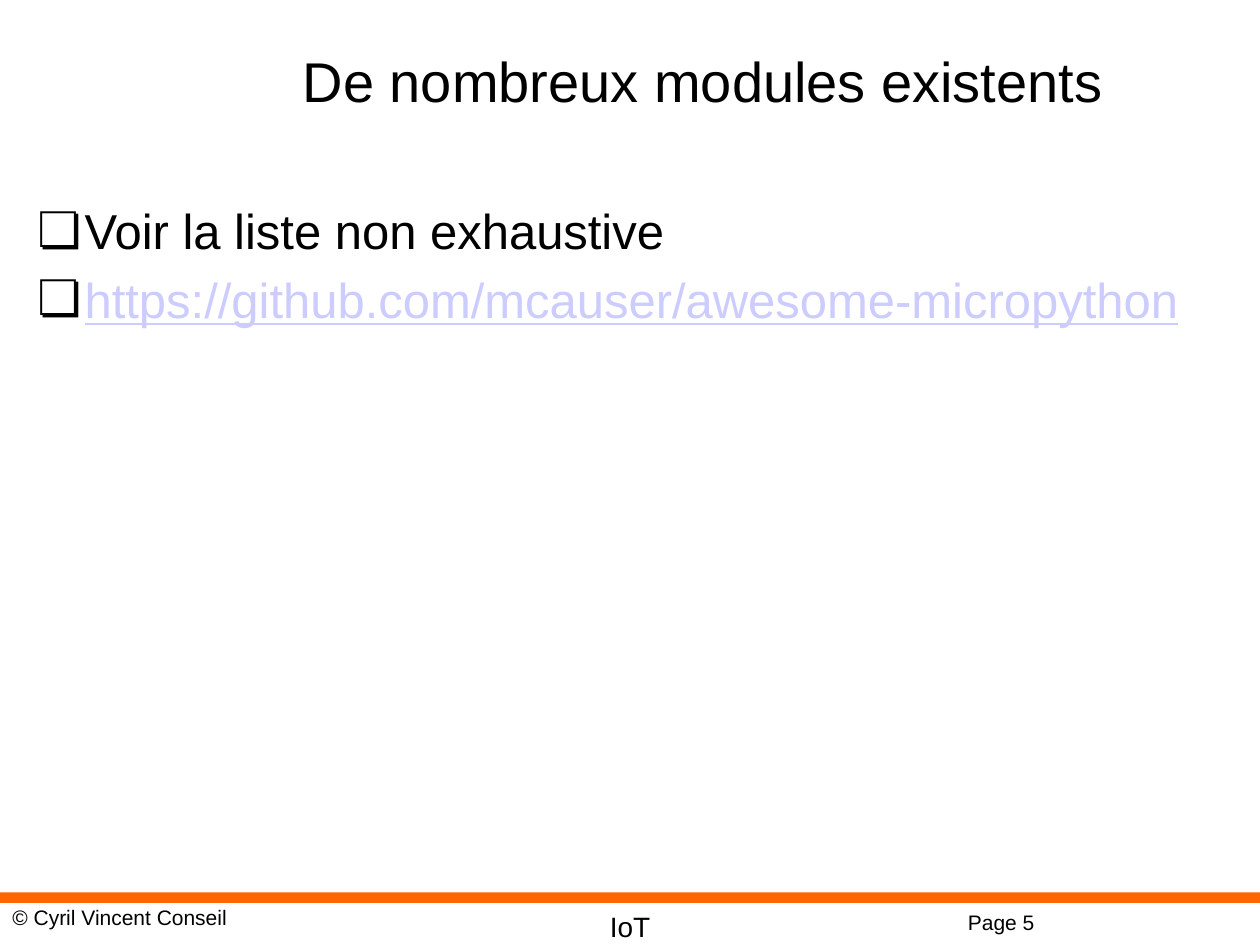
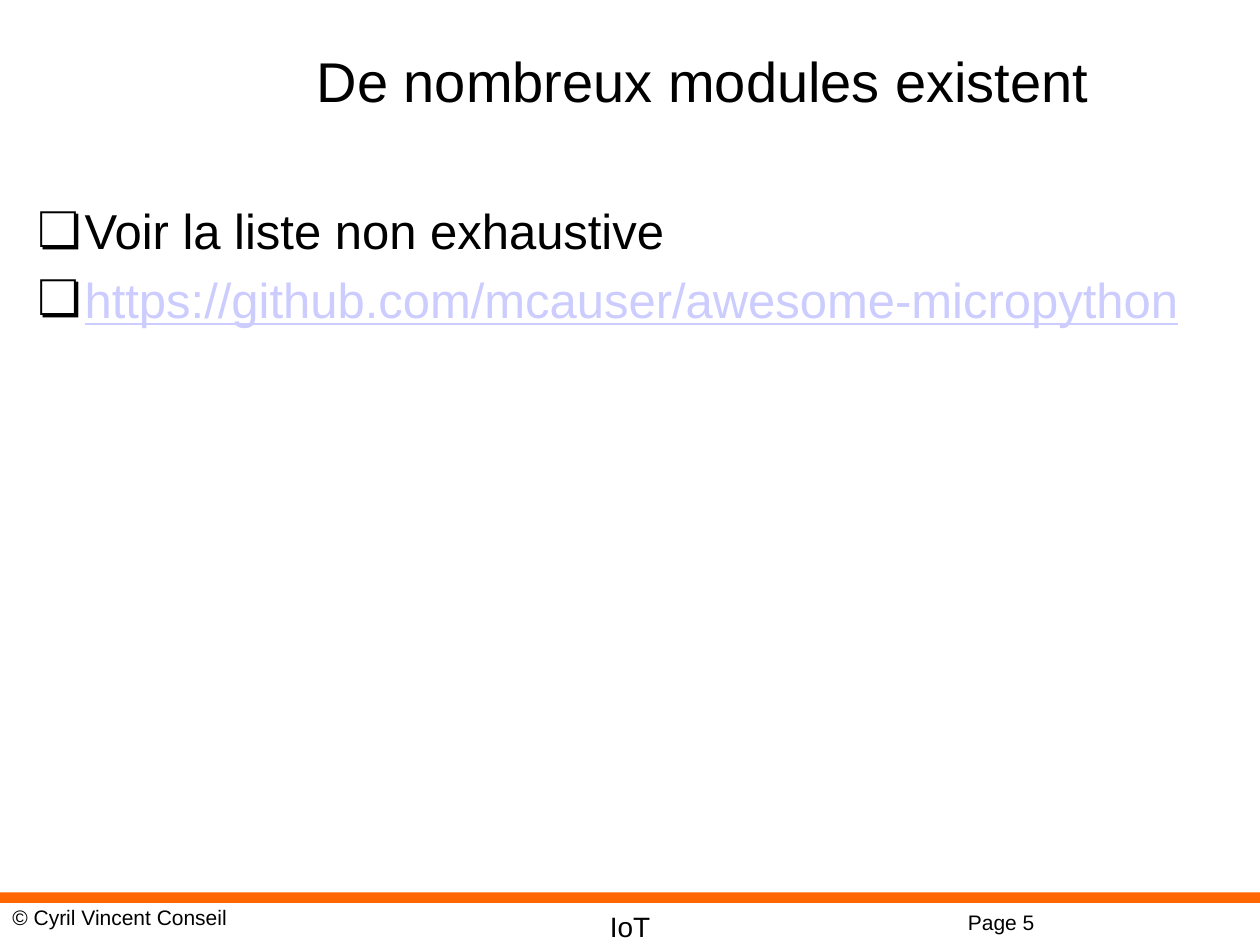
Before and after one commit to cyrilvincent/IoT, a slide deck: slide 5 of ppt/IoT30-AI.pptx. Drawn at 1260x945 pixels with LibreOffice and Linux fonts; fonts in the diff are those of the drawing; background and template pictures are left out. Boxes give left, top, right and bottom in pixels: in the first picture for what was removed or moved away, otherwise in the second. Text is boxed around its words. In the diff, an @@ line names an element or a change of style, - is before the commit and + after.

```diff
--- a/ppt/IoT30-AI.pptx
+++ b/ppt/IoT30-AI.pptx
@@ title at bbox=[317, 61, 1088, 103]: text changed @@
-De nombreux modules existents
+De nombreux modules existent
```
Also in this commit, not shown: 1 other slide changed, 2 slides added, 24 other files.
